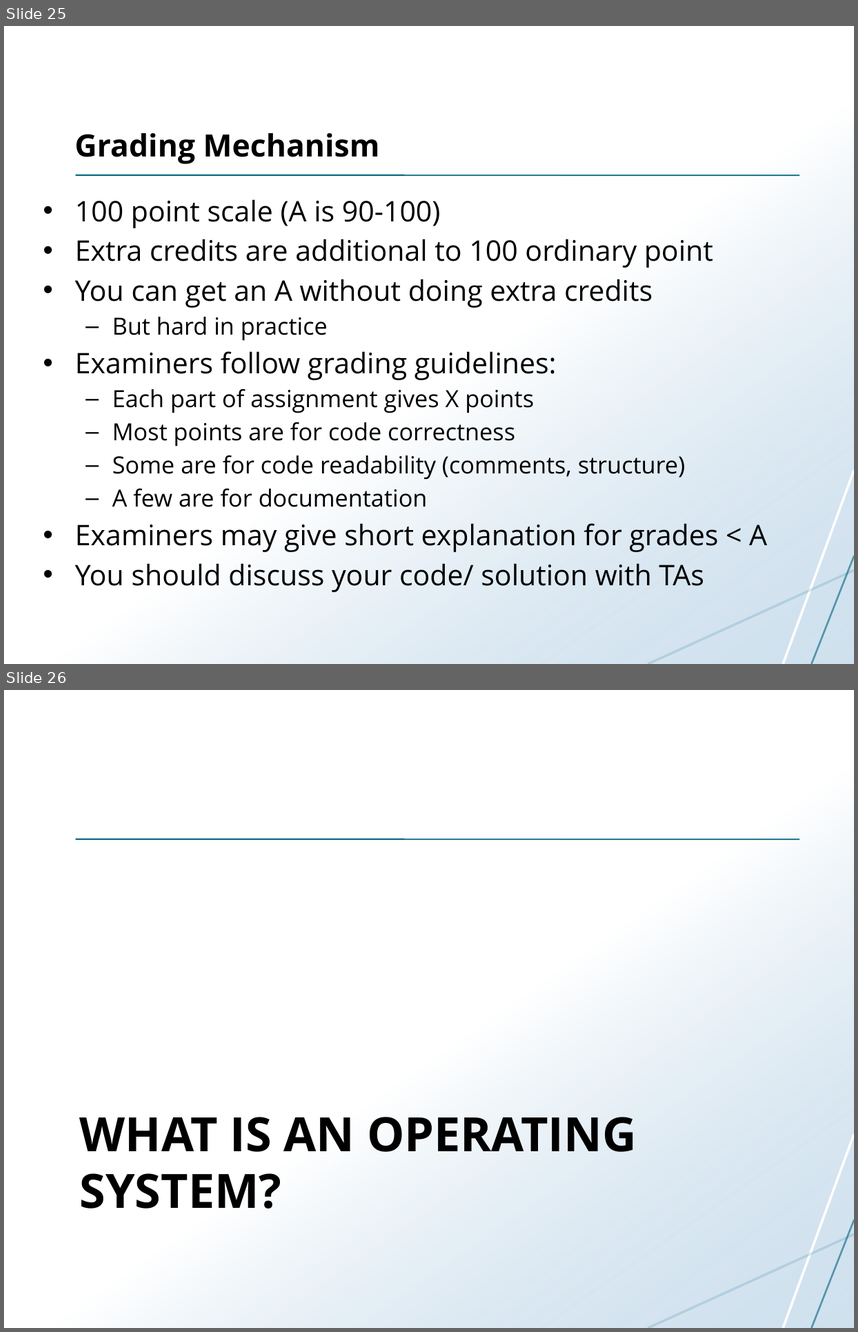
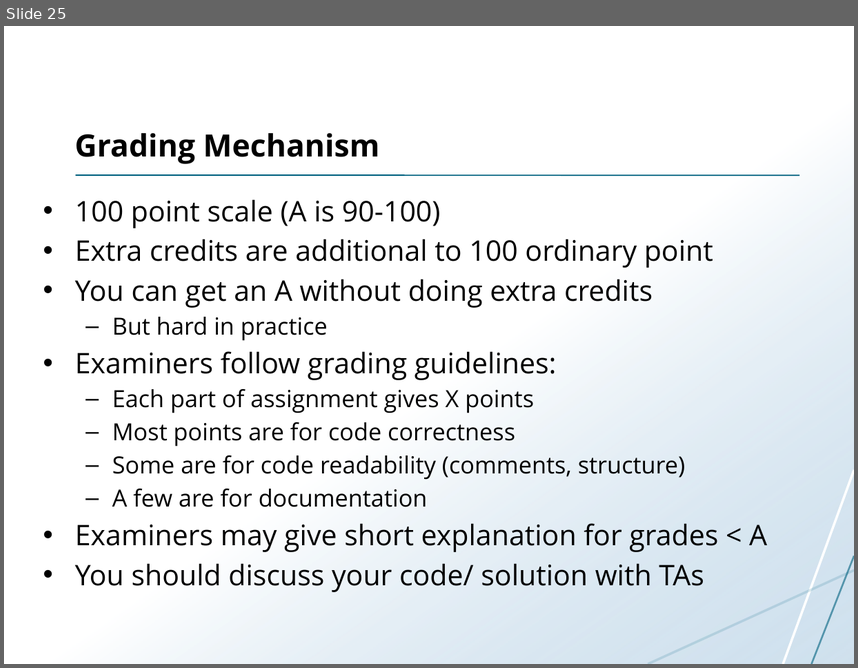
Before and after one commit to uit-inf-2201-s17/uit-inf-2201-s17.github.io, a slide deck: lectures/01-introduction.pptx. Shown one above the other, each under a label of ours: slides 25 and 26 before the commit, slide 25 after it. The pictures are 858x1332 and 858x668 pixels, drawn with LibreOffice and Linux fonts; fonts in the diff are those of the drawing. Boxes give left, top, right and bottom in pixels: in the first picture for what was removed or moved away, otherwise in the second. Text is boxed around its words. In the diff, an @@ line names an element or a change of style, - is before the commit and + after.

```diff
--- a/lectures/01-introduction.pptx
+++ b/lectures/01-introduction.pptx
@@ slide 26 removed at (4,690,854,1328), background #FFFFFF; not listed: 5 template elements that a slide beside it also shows @@
@@ title removed at (80,1116,636,1208) @@
-WHAT IS AN OPERATING SYSTEM?
```
Also in this commit, not shown: 3 slides changed, 1 slide added, 7 other slides removed.
